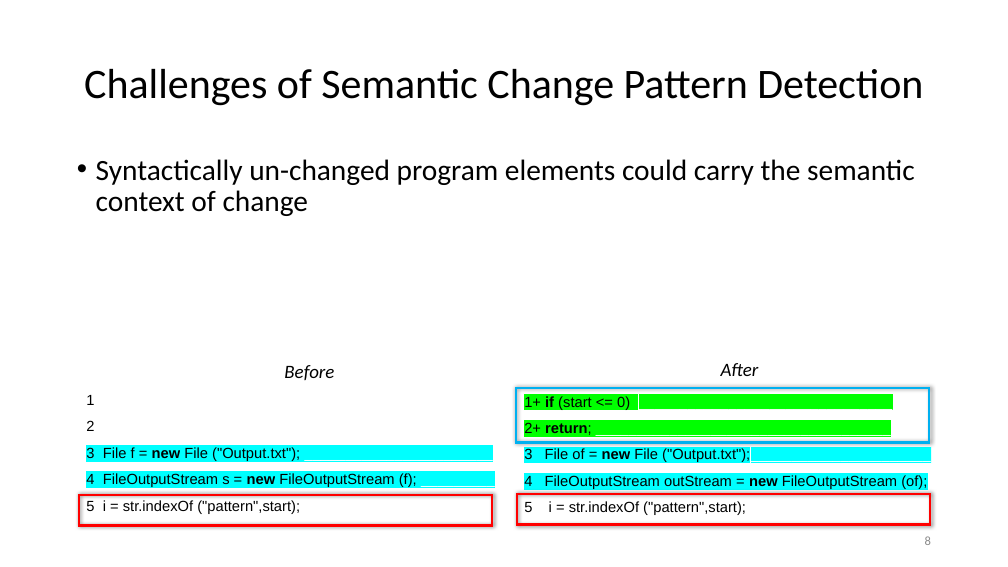
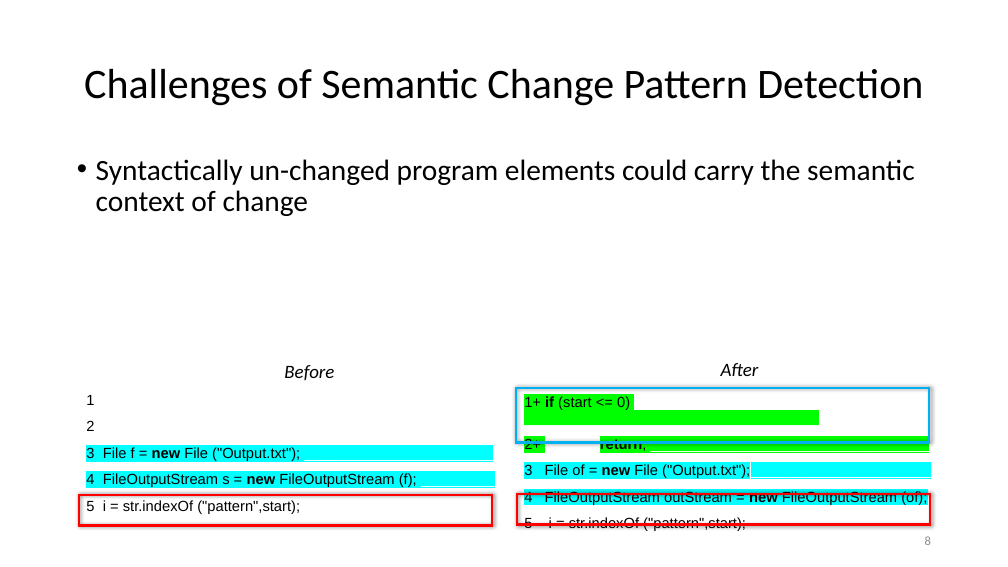
Before and after one commit to nguyenhoan/CPatMiner, a slide deck: slide 8 of CPatMiner_2.pptx. Drawn at 1008x567 pixels with LibreOffice and Linux fonts; fonts in the diff are those of the drawing. Boxes give left, top, right and bottom in pixels: in the first picture for what was removed or moved away, otherwise in the second. Text is boxed around its words. In the diff, an @@ line names an element or a change of style, - is before the commit and + after.

```diff
--- a/CPatMiner_2.pptx
+++ b/CPatMiner_2.pptx
@@ text at [524,396,647,451]: text changed @@
-1+ if (start <= 0) _______________________________
-2+ return; ____________________________________
+1+ if (start <= 0) ____________________________________
+2+ return; __________________________________
```
Also in this commit, not shown: 3 other slides changed, 2 slides added.
